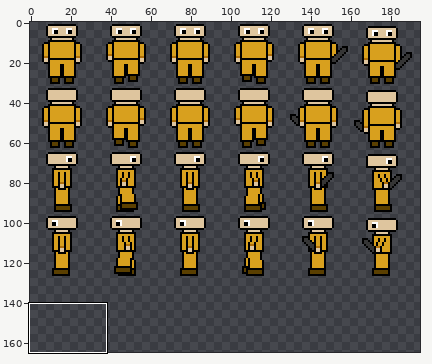
Edited in one commit: sprite sheet (Assets/Data/Textures/Characters/CharacterSpriteSheet.png). The picture above shows the old version from afar; the outline marks the close-up.
Close-up. Old version:
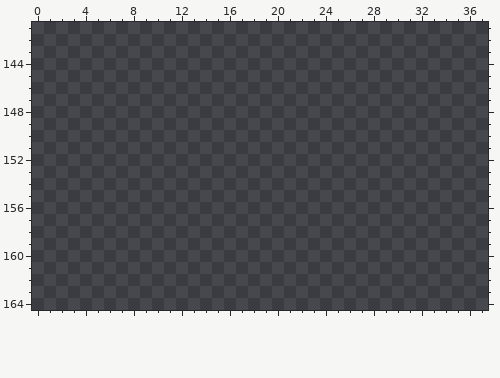
The file is 256x256 pixels. Shown: x 0..37, y 141..164. The wide view leaves out empty margins.
Palette (. is transparent): 
And afterwards:
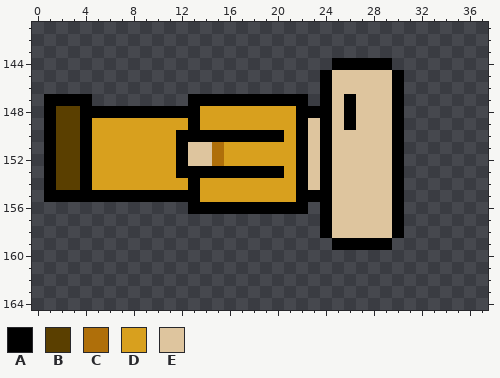
Colours new in this view: A #000000  B #5a3f00  C #af6f0a  D #d8a01e  E #dec59e
What changed:
Changed rows in their new state; - is an unchanged pixel.
first column x 1:
144 ------------------------AAAAA-
145 -----------------------AEEEEEA
146 -----------------------AEEEEEA
147 AAAA--------AAAAAAAAAA-AEAEEEA
148 ABBAAAAAAAAAADDDDDDDDAAAEAEEEA
149 ABBADDDDDDDDADDDDDDDDAEAEAEEEA
150 ABBADDDDDDDAAAAAAAAADAEAEEEEEA
151 ABBADDDDDDDAEECDDDDDDAEAEEEEEA
152 ABBADDDDDDDAEECDDDDDDAEAEEEEEA
153 ABBADDDDDDDAAAAAAAAADAEAEEEEEA
154 ABBADDDDDDDDADDDDDDDDAEAEEEEEA
155 AAAAAAAAAAAAADDDDDDDDAAAEEEEEA
156 ------------AAAAAAAAAA-AEEEEEA
157 -----------------------AEEEEEA
158 -----------------------AEEEEEA
159 ------------------------AAAAA-
